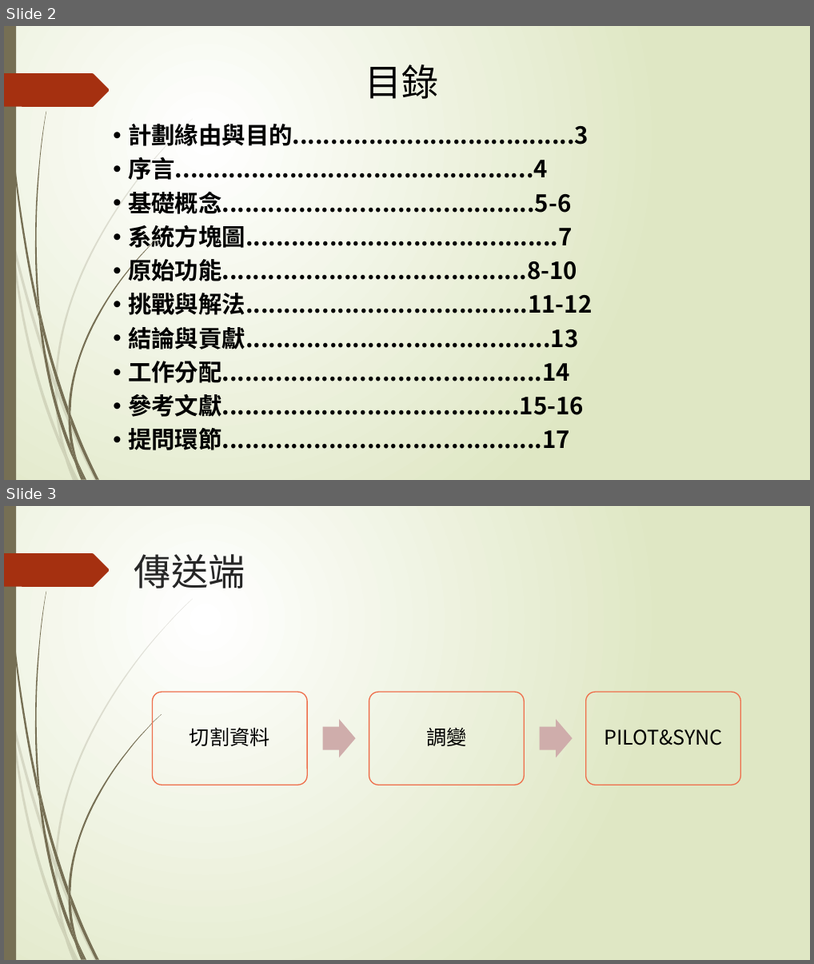
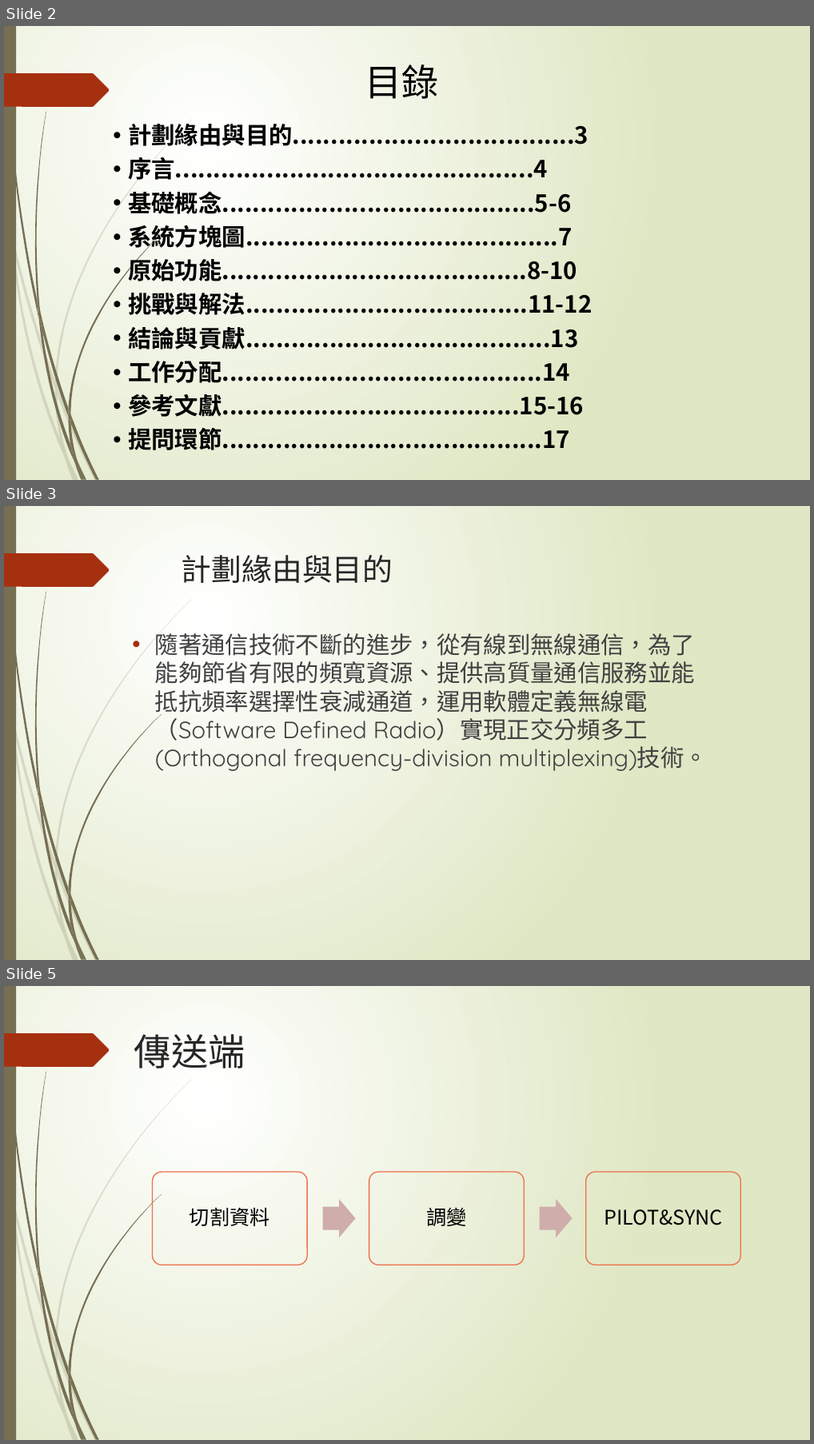
Before and after one commit to NIUWCSP/OTSM, a slide deck: report/以SDR實現OTSM通訊技術.pptx. Shown one above the other, each under a label of ours: slides 2 and 3 before the commit, slides 2, 3 and 5 after it; the slides between them are not shown. The pictures are 814x964 and 814x1444 pixels, drawn with LibreOffice and Linux fonts; fonts in the diff are those of the drawing. Boxes give left, top, right and bottom in pixels: in the first picture for what was removed or moved away, otherwise in the second. Text is boxed around its words. In the diff, an @@ line names an element or a change of style, - is before the commit and + after.

```diff
--- a/report/以SDR實現OTSM通訊技術.pptx
+++ b/report/以SDR實現OTSM通訊技術.pptx
@@ slide 3 added at <box>4,506,810,960</box>, background gradient #FFFFFF to #DFE8C4; not listed: 24 template elements that a slide beside it also shows @@
@@ title added at <box>182,555,394,583</box>, 36 pt, text #262626 @@
+計劃緣由與目的
@@ text added at <box>155,629,708,771</box>, 28 pt, text #404040 @@
+• 隨著通信技術不斷的進步，從有線到無線通信，為了能夠節省有限的頻寬資源、提供高質量通信服務並能抵抗頻率選擇性衰減通道，運用軟體定義無線電（Software Defined Radio）實現正交分頻多工 (Orthogonal frequency-division multiplexing)技術。
@@ what was slide 3 is now slide 5 @@
```
Also in this commit, not shown: 1 slide changed, 1 other slide added.
